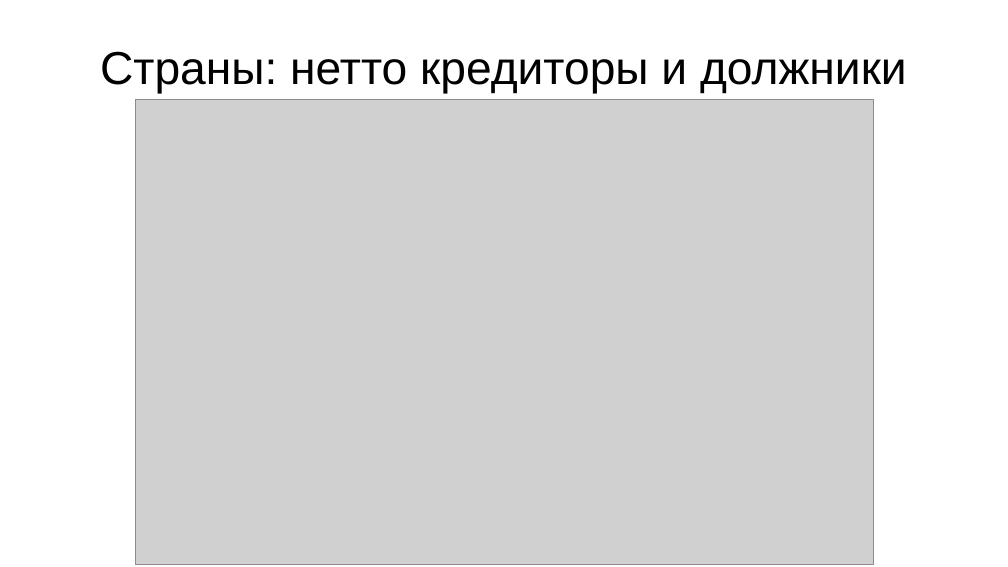
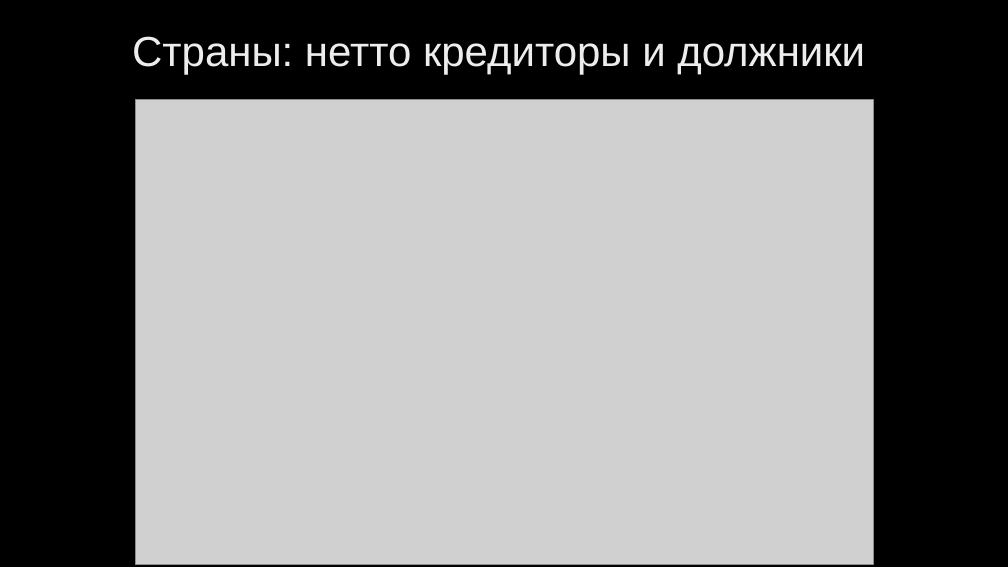
Before and after one commit to belov-anatoly/afrique, a slide deck: slide 10 of Африка_презентация.pptx. Drawn at 1008x567 pixels with LibreOffice and Linux fonts; fonts in the diff are those of the drawing; grey boxes stand for pictures; background and template pictures are left out. Boxes give left, top, right and bottom in pixels: in the first picture for what was removed or moved away, otherwise in the second. Text is boxed around its words. In the diff, an @@ line names an element or a change of style, - is before the commit and + after.

```diff
--- a/Африка_презентация.pptx
+++ b/Африка_презентация.pptx
@@ background #FFFFFF to picture (left out) @@
@@ title "Страны: нетто кредиторы и должники": place and size @@
-title "Страны: нетто кредиторы и должники" at [100,51,907,94]
+title "Страны: нетто кредиторы и должники" at [132,36,865,75]
@@ title "Страны: нетто кредиторы и должники" at [132,36,865,75]: size 44 to 40 pt, text colour #000000 to gradient #BFBFBF to #EDEDED to #FFFFFF @@
```
Also in this commit, not shown: 17 other slides changed, 1 slide added.
